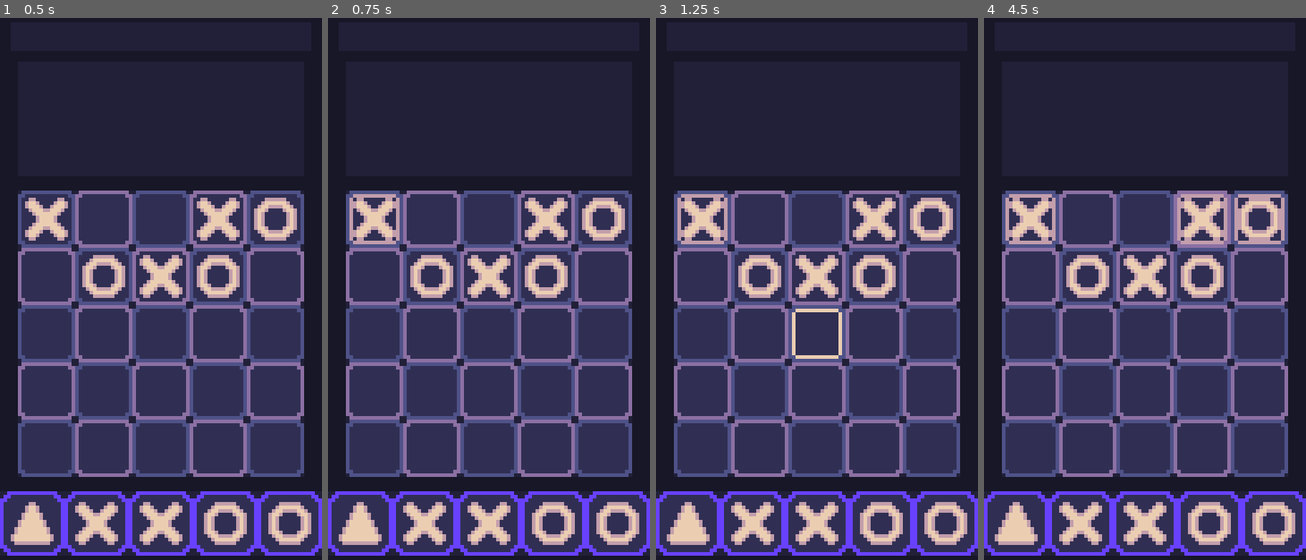
Above: before the commit, frames 1-4 (left to right).
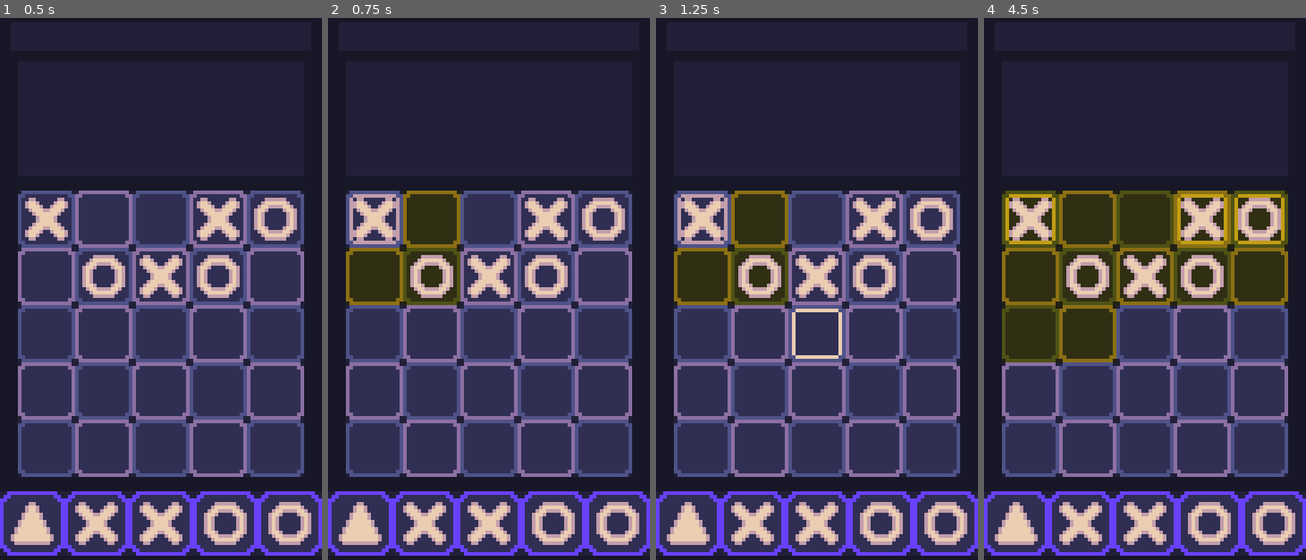
Above: after the commit, the same moments.

Repository: CasualShrub/TacTic
Game: Godot game, scene res://Scenes/DefaultScene.tscn
The game is run twice, just before and just after one commit, with the same random seed, the same clock (stepped at 60 frames per second) and the same inputs.
Inputs (mouse positions are in pixels of both pictures, inside the frame that each line leads up to):
- Up to frame 1 (0.5 s): no input
- Up to frame 2 (0.75 s): tap Enter at 0.5 s; drag from (373, 218) to (489, 332) at 0.52 s
- Up to frame 3 (1.25 s): no input
- Up to frame 4 (4.5 s): tap Space at 1.25, 2.75, 4.25 s; drag from (1087, 218) to (1145, 332) at 1.27 s; tap Enter at 2, 3.5 s; move the mouse to (1145, 218) at 2.02 s; click (1145, 218) at 2.1 s; drag from (1202, 218) to (1029, 218) at 2.77 s; drag from (1260, 218) to (1087, 218) at 3.52 s; drag from (1029, 278) to (1145, 218) at 4.27 s

Frame 1 is identical in both runs. In frame 2, 5.0% of the frame differs, in the area x 5-42%, y 31-53%; in frame 3, 5.0%; in frame 4, 19%, in the area x 5-95%, y 31-64%.

Commit message:
Refactored TileGrid to use linked node list
Each tile now holds a list of adjacent tiles

Diff:
--- a/TacTic/Scripts/Tile.gd
+++ b/TacTic/Scripts/Tile.gd
@@ -1,3 +1,4 @@
+class_name Tile
 extends Area2D
 
 var tile_type = 0
@@ -8,6 +9,8 @@
 
 var has_object = false
 var is_hovered = false
+
+var adjacent_tiles: Array[Tile]
 
 @onready var BackgroundSprite = $BackgroundSprite
 @onready var ObjectSprite = $ObjectSprite
@@ -40,6 +43,7 @@
 	if is_hovered:
 		if (event.is_pressed()):
 			BackgroundSprite.play("variant%d_clicked" % tile_type)
+			show_adjacents()
 		elif (event.is_action_released("click") && GameManager.is_dragging):
 			if (!has_object):
 				BackgroundSprite.play("variant%d" % tile_type)
@@ -48,6 +52,12 @@
 			else:
 				#emit signal to return shape to original container
 				pass
+
+func show_adjacents():
+	print("Tile (%d,%d) has adjacent tiles: " % [tile_id.x, tile_id.y])
+	for tile in adjacent_tiles:
+		print("Tile (%d,%d)" % [tile.tile_id.x, tile.tile_id.y])
+		tile.modulate_color(Color("YELLOW"))
 
 func _on_Tile_mouse_entered():
 	is_hovered = true
--- a/TacTic/Scripts/TileGrid.gd
+++ b/TacTic/Scripts/TileGrid.gd
@@ -2,9 +2,9 @@
 
 var tile_scene = preload("res://Scenes/Tile.tscn")
 
-var tile_count
-var tile_array = []
-var grid_size = 5
+var tile_count: int
+var tile_array: Array[Tile] = []
+var grid_size: int = 5
 
 signal game_end_signal
 
@@ -17,7 +17,8 @@
 func setup_tiles():
 	instantiate_tiles()
 	design_tiles()
-	set_tile_vectors()
+	setup_tile_vectors()
+	setup_adjacent_tiles()
 
 func instantiate_tiles():
 	for i in range(grid_size * grid_size):
@@ -37,7 +38,7 @@
 			tile_pos.x = -32
 			tile_pos.y += 16
 
-func set_tile_vectors():
+func setup_tile_vectors():
 	for i in tile_count:
 		var x = i % grid_size
 		var y = i / grid_size
@@ -45,6 +46,55 @@
 
 		if logs_enabled():
 			print("Tile %d has coordinates (%d, %d)" % [i,x,y])
+
+func setup_adjacent_tiles():
+	for tile in tile_array:
+		var current_vector = tile.tile_id
+		var target_vector: Vector2
+		var adjacent_tiles: Array[Tile]
+		for i in 8:
+			match i:
+				0:
+					#North-West
+					target_vector.x = current_vector.x - 1
+					target_vector.y = current_vector.y - 1
+				1:
+					#North
+					target_vector.x = current_vector.x
+					target_vector.y = current_vector.y - 1
+				2:
+					#North-East
+					target_vector.x = current_vector.x + 1
+					target_vector.y = current_vector.y - 1
+				3:
+					#East
+					target_vector.x = current_vector.x + 1
+					target_vector.y = current_vector.y
+				4:
+					#South-East
+					target_vector.x = current_vector.x + 1
+					target_vector.y = current_vector.y + 1
+				5:
+					#South
+					target_vector.x = current_vector.x
+					target_vector.y = current_vector.y + 1
+				6:
+					#South-West
+					target_vector.x = current_vector.x - 1
+					target_vector.y = current_vector.y + 1
+				7:
+					#West
+					target_vector.x = current_vector.x - 1
+					target_vector.y = current_vector.y
+			if is_valid_tile(target_vector):
+				var target_tile = get_tile_by_vector(target_vector)
+				adjacent_tiles.append(target_tile)
+		tile.adjacent_tiles = adjacent_tiles
+
+func is_valid_tile(vector:Vector2):
+	if vector.x < 0 || vector.x >= grid_size || vector.y < 0 || vector.y >= grid_size:
+		return false
+	return true
 
 func design_game_start():
 	tile_array[0].set_shape("X")
@@ -55,6 +105,7 @@
 	tile_array[8].set_shape("O")
 
 func evaluate_grid():
+	#TODO: rework evaluation using linked nodes
 	#build arrays for horizontal and vertical
 	for row in grid_size:
 		var horizontal = []
@@ -64,19 +115,6 @@
 			vertical.append(get_tile_by_vector(Vector2(row, column)))
 		evaluate_line(horizontal)
 		evaluate_line(vertical)
-
-	#build arrays for both diagonals
-#	var diagonal1 = []
-#	diagonal1.append(tile_array[0])
-#	diagonal1.append(tile_array[4])
-#	diagonal1.append(tile_array[8])
-#	var diagonal2 = []
-#	diagonal2.append(tile_array[2])
-#	diagonal2.append(tile_array[4])
-#	diagonal2.append(tile_array[6])
-#
-#	evaluate_line(diagonal1)
-#	evaluate_line(diagonal2)
 
 func evaluate_line(tiles):
 	var is_complete = true
